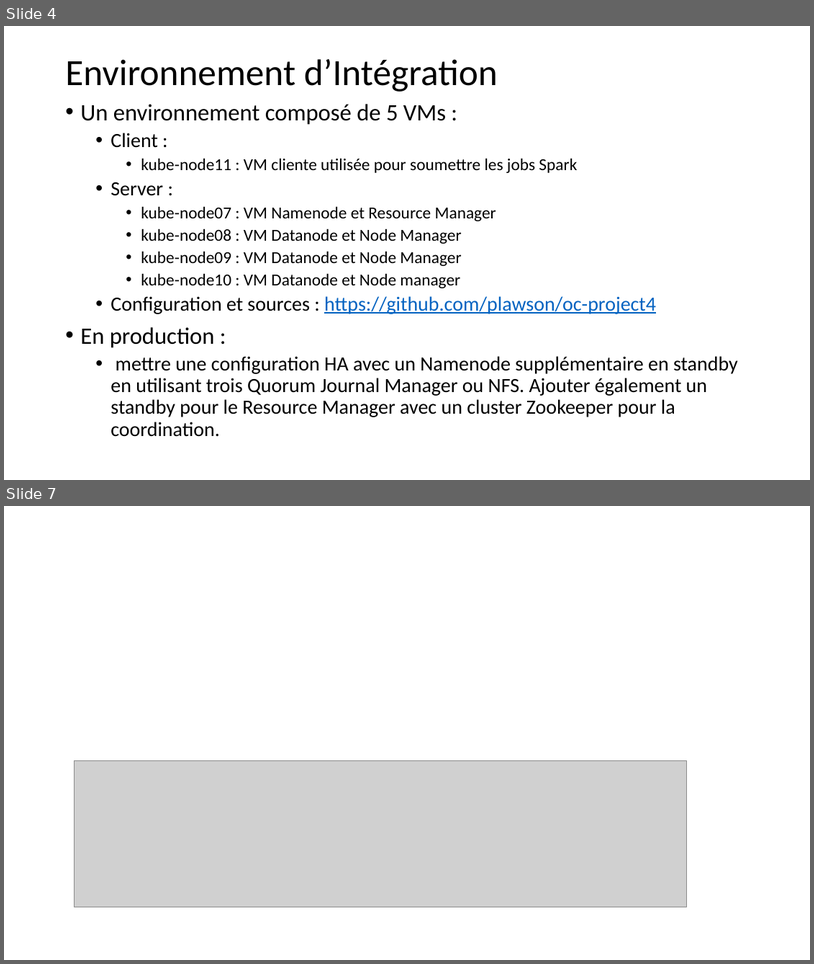
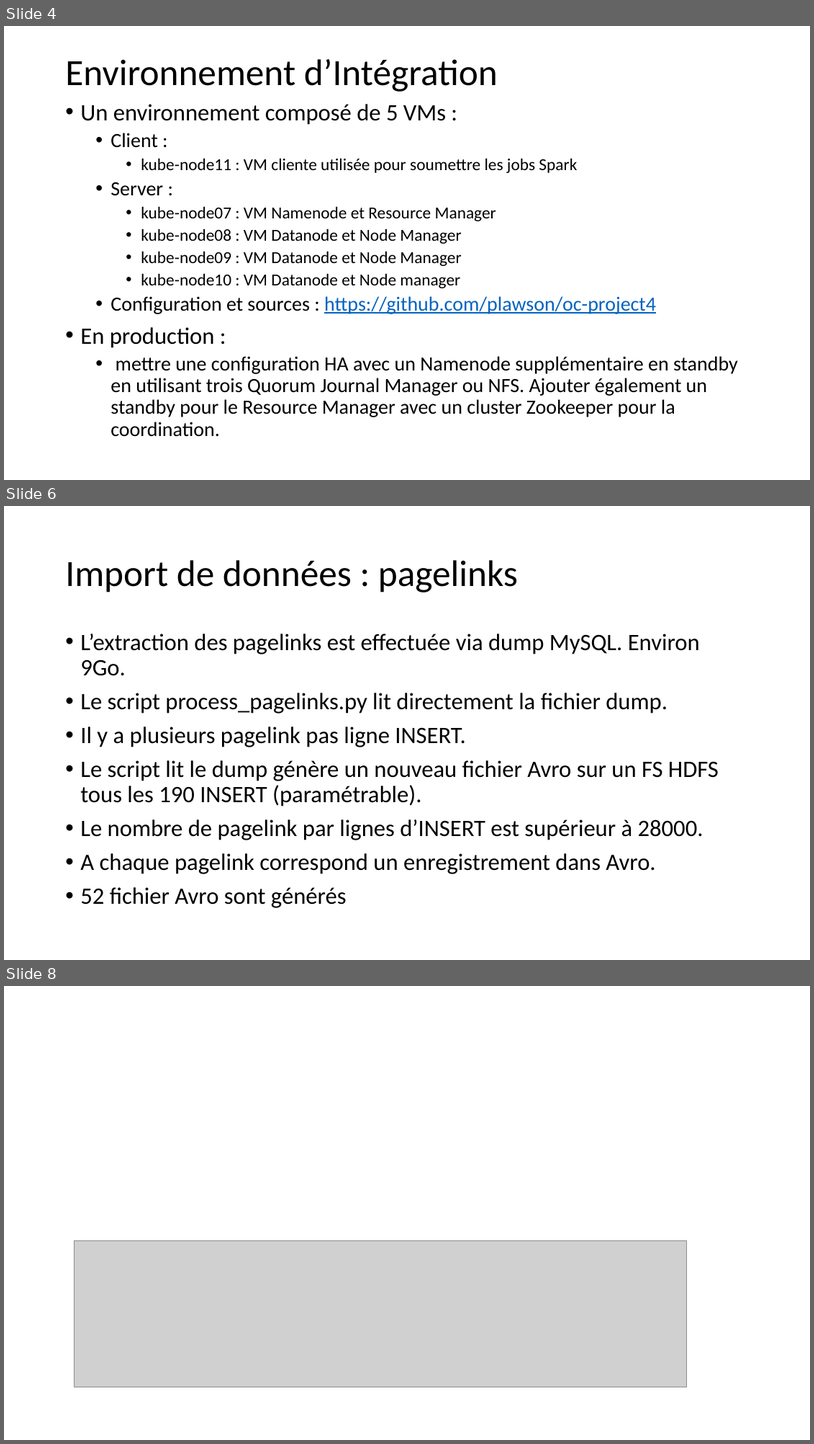
Before and after one commit to plawson/oc-project4, a slide deck: documents/Présentation_Analyse_Batch.pptx. Shown one above the other, each under a label of ours: slides 4 and 7 before the commit, slides 4, 6 and 8 after it; the slides between them are not shown. The pictures are 814x964 and 814x1444 pixels, drawn with LibreOffice and Linux fonts; fonts in the diff are those of the drawing; grey boxes stand for pictures. Boxes give left, top, right and bottom in pixels: in the first picture for what was removed or moved away, otherwise in the second. Text is boxed around its words. In the diff, an @@ line names an element or a change of style, - is before the commit and + after.

```diff
--- a/documents/Présentation_Analyse_Batch.pptx
+++ b/documents/Présentation_Analyse_Batch.pptx
@@ slide 6 added at [4, 506, 810, 960], background #FFFFFF @@
@@ title added at [65, 560, 518, 592], 44 pt, text #000000 @@
+Import de données : pagelinks
@@ text added at [80, 633, 719, 908], 28 pt, text #000000 @@
+• L’extraction des pagelinks est effectuée via dump MySQL. Environ 9Go.
+• Le script process_pagelinks.py lit directement la fichier dump.
+• Il y a plusieurs pagelink pas ligne INSERT.
+• Le script lit le dump génère un nouveau fichier Avro sur un FS HDFS tous les 190 INSERT (paramétrable).
+• Le nombre de pagelink par lignes d’INSERT est supérieur à 28000.
+• A chaque pagelink correspond un enregistrement dans Avro.
+• 52 fichier Avro sont générés
@@ what was slide 7 is now slide 8 @@
```
Also in this commit, not shown: 2 slides changed, 1 other slide added, 1 slide removed, 4 other files.
